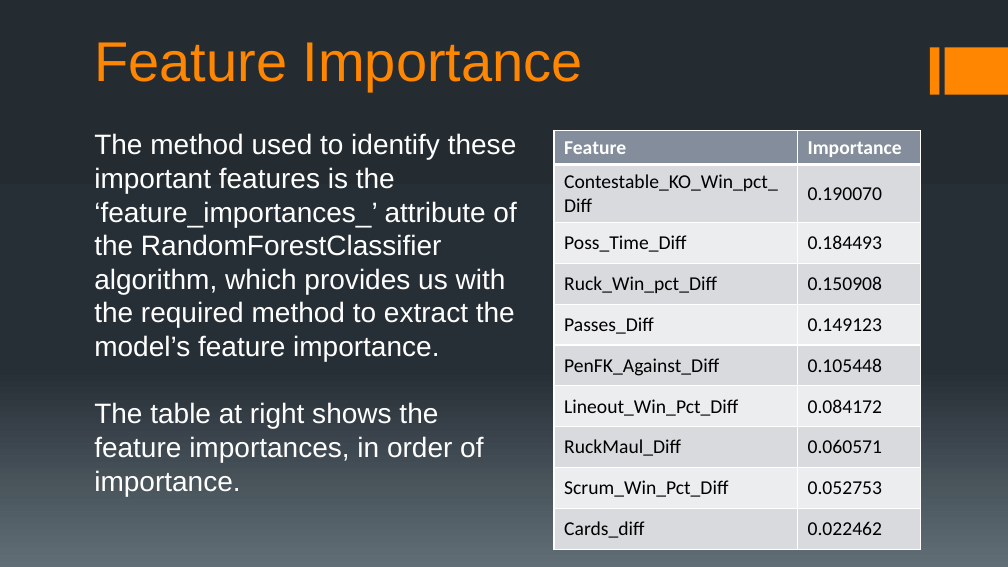
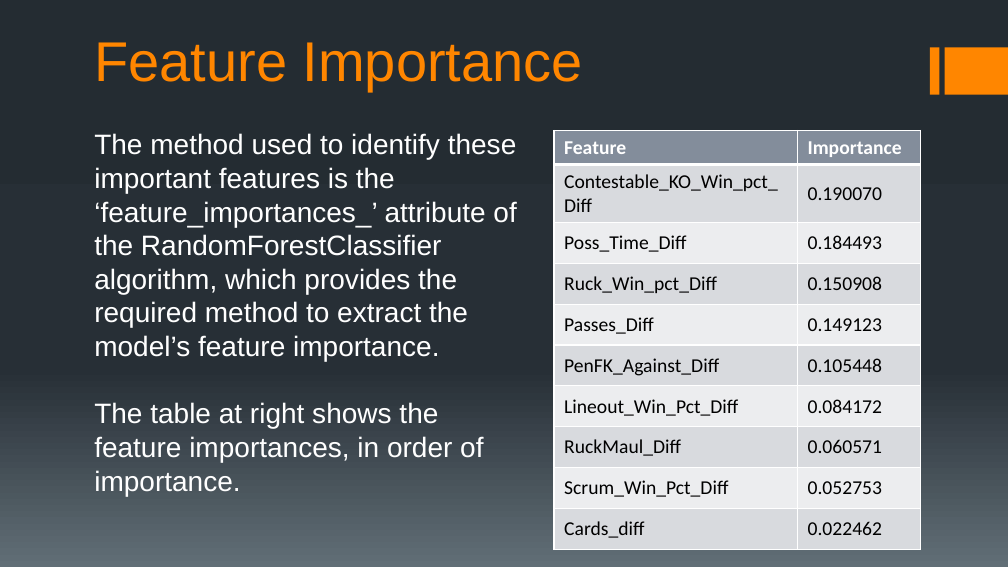
Before and after one commit to chudzikr/Springboard_Capstone1, a slide deck: slide 15 of reports/Capstone1_Final_Report_Pres.pptx. Drawn at 1008x567 pixels with LibreOffice and Linux fonts; fonts in the diff are those of the drawing. Boxes give left, top, right and bottom in pixels: in the first picture for what was removed or moved away, otherwise in the second. Text is boxed around its words. In the diff, an @@ line names an element or a change of style, - is before the commit and + after.

```diff
--- a/reports/Capstone1_Final_Report_Pres.pptx
+++ b/reports/Capstone1_Final_Report_Pres.pptx
@@ text at <box>94,133,517,361</box>: text changed @@
-The method used to identify these important features is the ‘feature_importances_’ attribute of the RandomForestClassifier algorithm, which provides us with the required method to extract the model’s feature importance.
+The method used to identify these important features is the ‘feature_importances_’ attribute of the RandomForestClassifier algorithm, which provides the required method to extract the model’s feature importance.
```
Also in this commit, not shown: 4 other slides changed, 1 slide removed.
